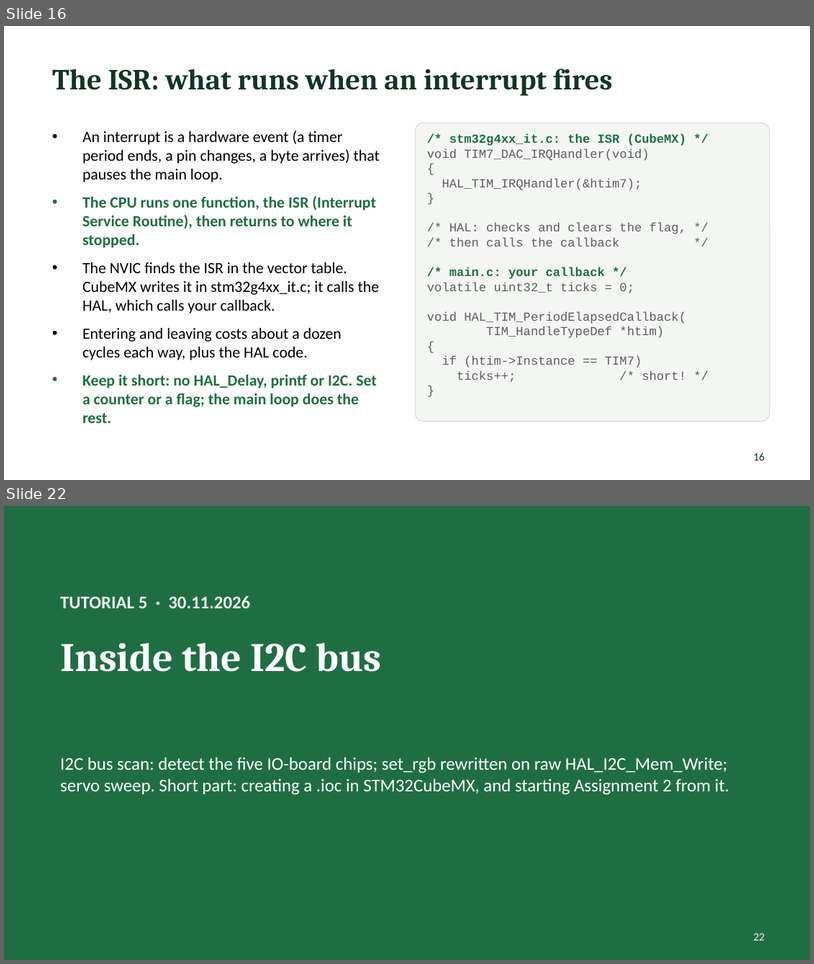
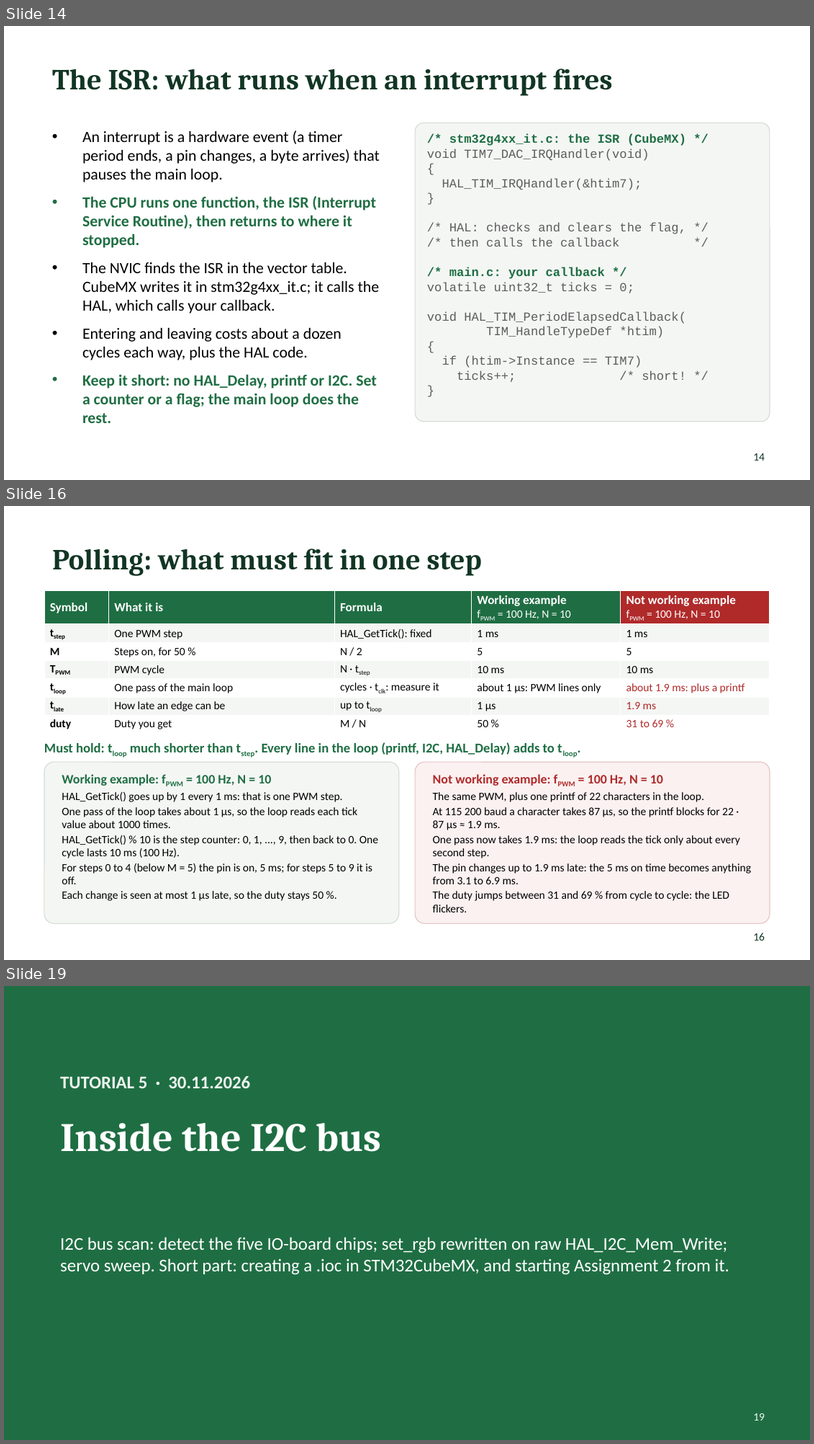
Before and after one commit to Yohai-ack/MP, a slide deck: tutorials/MP_tutorials_2026.pptx. Shown one above the other, each under a label of ours: slides 16 and 22 before the commit, slides 14, 16 and 19 after it; the slides between them are not shown. The pictures are 814x964 and 814x1444 pixels, drawn with LibreOffice and Linux fonts; fonts in the diff are those of the drawing. Boxes give left, top, right and bottom in pixels: in the first picture for what was removed or moved away, otherwise in the second. Text is boxed around its words. In the diff, an @@ line names an element or a change of style, - is before the commit and + after.

```diff
--- a/tutorials/MP_tutorials_2026.pptx
+++ b/tutorials/MP_tutorials_2026.pptx
@@ slide 16 added at [4,506,810,960], background #FFFFFF @@
@@ title added at [52,548,482,576], 26 pt, text #123524, bold @@
+Polling: what must fit in one step
@@ table added at [44,591,770,732], 7 rows, 5 columns @@
+Symbol | What it is | Formula | Working example / fPWM = 100 Hz, N = 10 | Not working example / fPWM = 100 Hz, N = 10
+tstep | One PWM step | HAL_GetTick(): fixed | 1 ms | 1 ms
+M | Steps on, for 50 % | N / 2 | 5 | 5
+TPWM | PWM cycle | N · tstep | 10 ms | 10 ms
+tloop | One pass of the main loop | cycles · tclk: measure it | about 1 µs: PWM lines only | about 1.9 ms: plus a printf
+tlate | How late an edge can be | up to tloop | 1 µs | 1.9 ms
+duty | Duty you get | M / N | 50 % | 31 to 69 %
@@ text added at [44,742,555,754], 12 pt, text #1F6E43, bold @@
+Must hold: tloop much shorter than tstep. Every line in the loop (printf, I2C, HAL_Delay) adds to tloop.
@@ rounded rectangle added at [44,762,399,923], fill #F4F6F4, outline #D5DDD6 0.75 pt @@
@@ rounded rectangle added at [415,762,770,923], fill #FBF1F1, outline #E6C4C4 0.75 pt @@
@@ text added at [62,774,378,901], 10 pt, text #000000 @@
+Working example: fPWM = 100 Hz, N = 10
+HAL_GetTick() goes up by 1 every 1 ms: that is one PWM step.
+One pass of the loop takes about 1 µs, so the loop reads each tick value about 1000 times.
+HAL_GetTick() % 10 is the step counter: 0, 1, ..., 9, then back to 0. One cycle lasts 10 ms (100 Hz).
+For steps 0 to 4 (below M = 5) the pin is on, 5 ms; for steps 5 to 9 it is off.
+Each change is seen at most 1 µs late, so the duty stays 50 %.
@@ text added at [433,774,751,912], 10 pt, text #000000 @@
+Not working example: fPWM = 100 Hz, N = 10
+The same PWM, plus one printf of 22 characters in the loop.
+At 115 200 baud a character takes 87 µs, so the printf blocks for 22 · 87 µs ≈ 1.9 ms.
+One pass now takes 1.9 ms: the loop reads the tick only about every second step.
+The pin changes up to 1.9 ms late: the 5 ms on time becomes anything from 3.1 to 6.9 ms.
+The duty jumps between 31 and 69 % from cycle to cycle: the LED flickers.
@@ page number added at [754,932,765,940], 10 pt, text #123524 @@
+16
@@ what was slide 16 is now slide 14 @@
@@ page number at [754,453,765,460]: text changed @@
-16
+14
@@ what was slide 22 is now slide 19 @@
@@ page number at [754,1413,765,1420]: text changed @@
-22
+19
```
Also in this commit, not shown: 6 slides changed, 3 other slides added, 2 slides removed, 3 other files.
